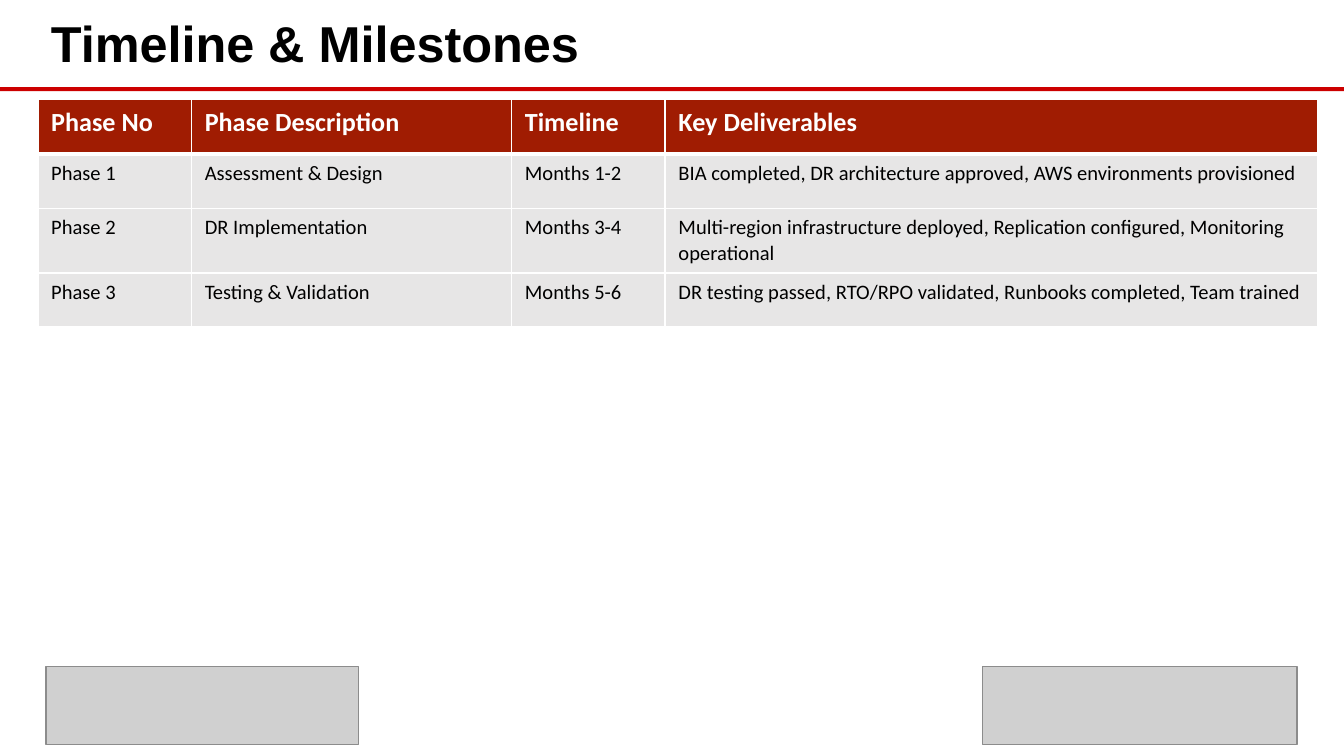
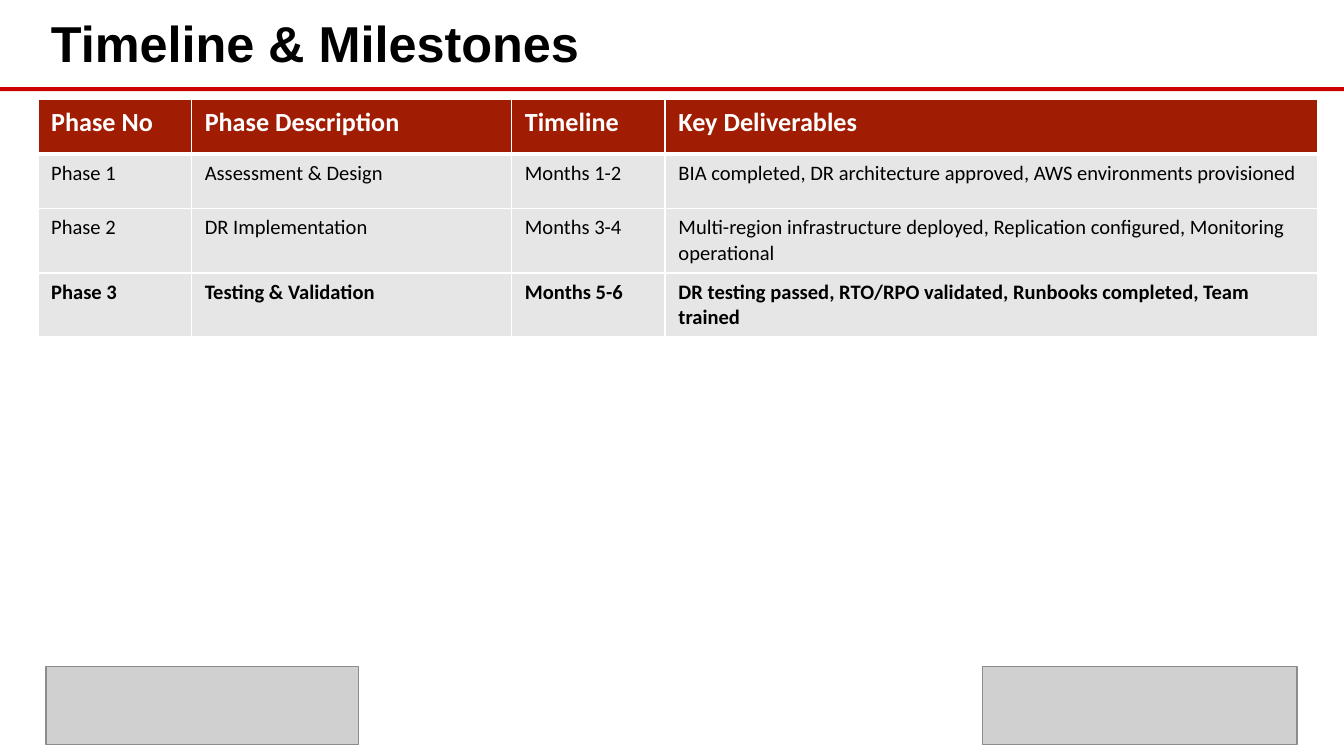
Before and after one commit to eoframework/solutions, a slide deck: slide 5 of solutions/aws/cloud/disaster-recovery-web-application/presales/solution-briefing.pptx. Drawn at 1344x756 pixels with LibreOffice and Linux fonts; fonts in the diff are those of the drawing; grey boxes stand for pictures; background and template pictures are left out. Boxes give left, top, right and bottom in pixels: in the first picture for what was removed or moved away, otherwise in the second. Text is boxed around its words. In the diff, an @@ line names an element or a change of style, - is before the commit and + after.

```diff
--- a/solutions/aws/cloud/disaster-recovery-web-application/presales/solution-briefing.pptx
+++ b/solutions/aws/cloud/disaster-recovery-web-application/presales/solution-briefing.pptx
@@ table at box(38, 99, 1317, 328) @@
@@ bold on in "Phase 3", "Testing & Validation", "Months 5-6", "DR testing passed, RTO/RPO validated, Runbooks completed, ..." @@
```
Also in this commit, not shown: 1 other slide changed, 32 other files.
